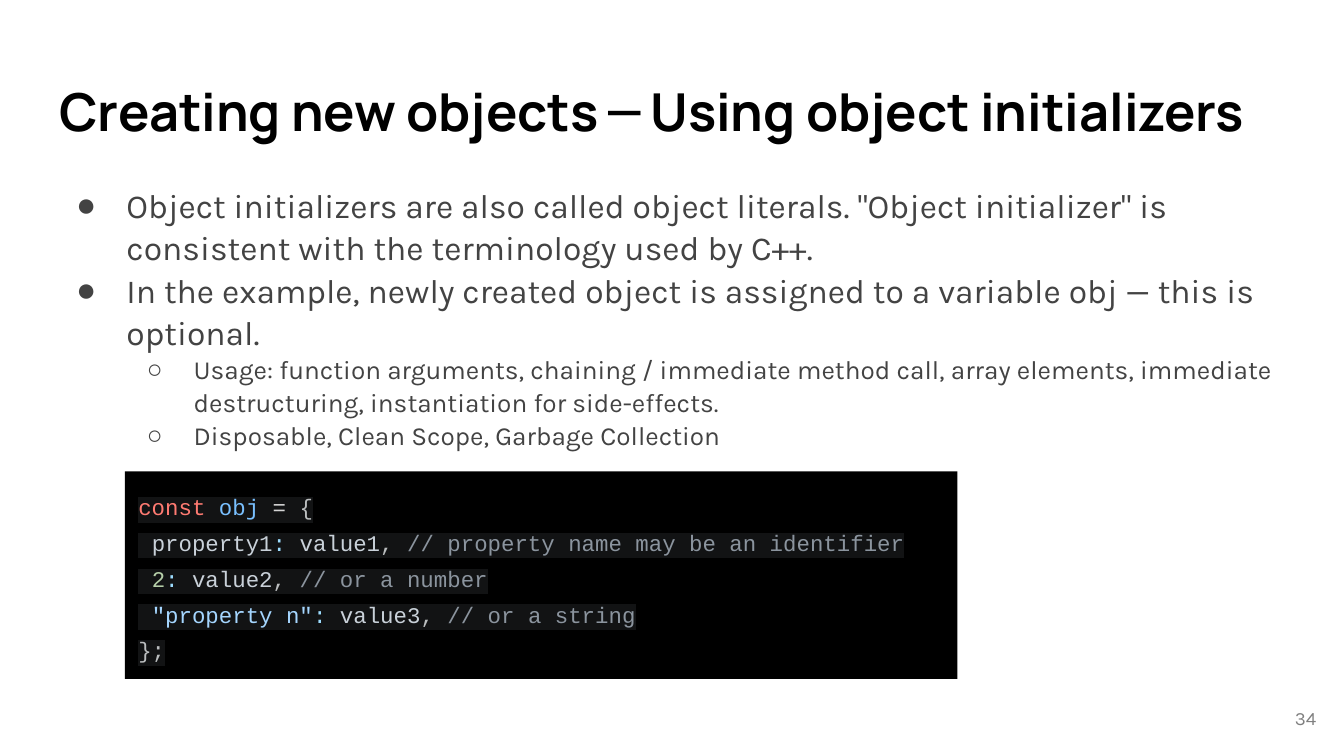
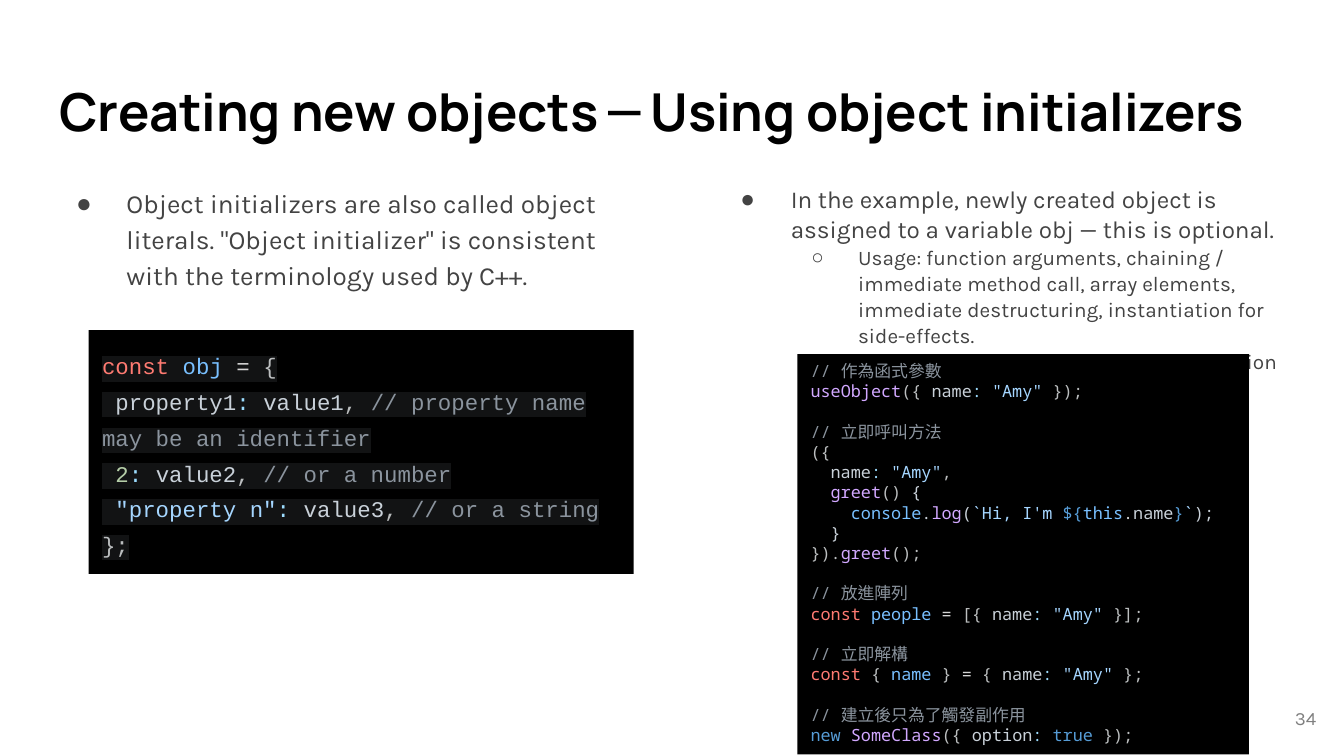
Before and after one commit to lancwyy/WebDev, a slide deck: slide 34 of Lecture_Materials/05-1-Javascript Basics.pptx. Drawn at 1344x756 pixels with LibreOffice and Linux fonts; fonts in the diff are those of the drawing. Boxes give left, top, right and bottom in pixels: in the first picture for what was removed or moved away, otherwise in the second. Text is boxed around its words. In the diff, an @@ line names an element or a change of style, - is before the commit and + after.

```diff
--- a/Lecture_Materials/05-1-Javascript Basics.pptx
+++ b/Lecture_Materials/05-1-Javascript Basics.pptx
@@ text "Object initializers are also called ..." at (126,195,596,292): size 18 to 14 pt; line spacing 1.05 to 1.15 @@
@@ text added at (791,191,1277,376), 11.1 pt, text #434343 @@
+● In the example, newly created object is assigned to a variable obj — this is optional.
+  ○ Usage: function arguments, chaining / immediate method call, array elements, immediate destructuring, instantiation for side-effects.
+  ○ Disposable, Clean Scope, Garbage Collection
@@ text at (126,280,1271,452): paragraphs removed @@
-● In the example, newly created object is assigned to a variable obj — this is optional.
-  ○ Usage: function arguments, chaining / immediate method call, array elements, immediate destructuring, instantiation for side-effects.
-  ○ Disposable, Clean Scope, Garbage Collection
@@ rectangle "const obj = {": place and size @@
-rectangle "const obj = {" at (125,472,957,679)
+rectangle "const obj = {" at (89,331,634,574)
@@ rectangle added at (797,355,1249,755), fill #000000, 9 pt, text #8B949E @@
+// 作為函式參數
+useObject({ name: "Amy" });
+// 立即呼叫方法
+({
+name: "Amy",
+greet() {
+console.log(`Hi, I'm ${this.name}`);
+}
+}).greet();
+// 放進陣列
+const people = [{ name: "Amy" }];
+// 立即解構
+const { name } = { name: "Amy" };
+// 建立後只為了觸發副作用
+new SomeClass({ option: true });
```
Also in this commit, not shown: 15 other slides changed.
